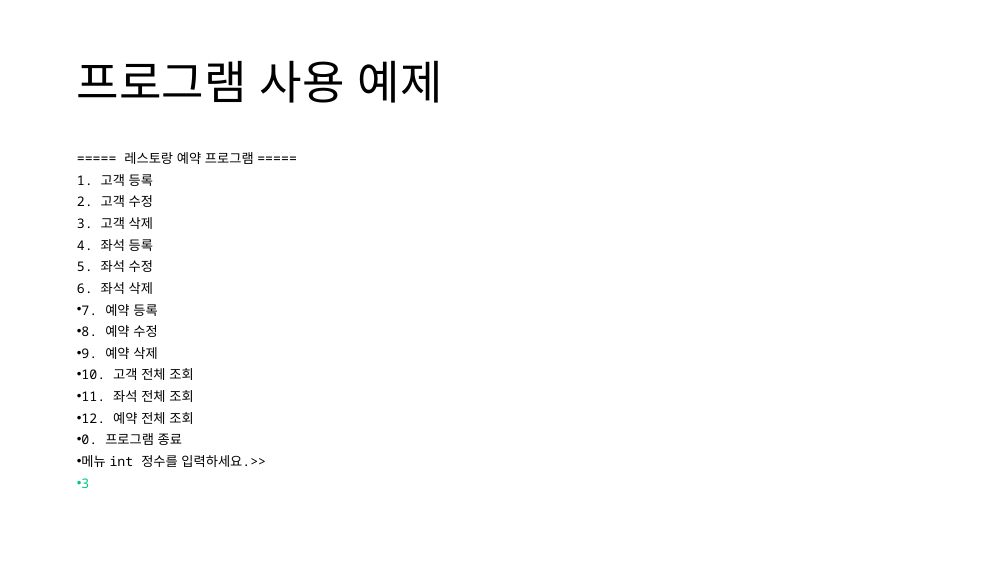
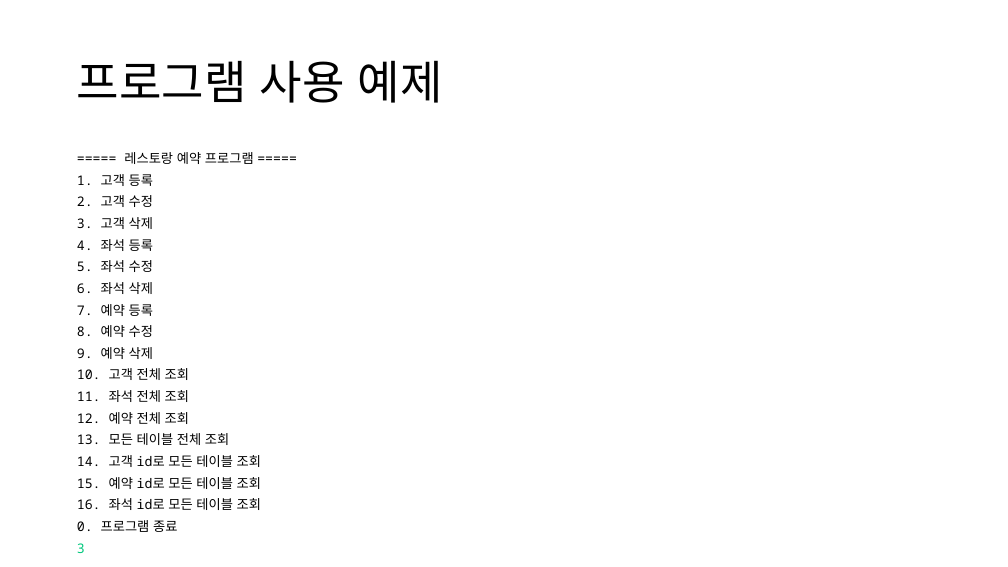
Before and after one commit to TaYaKi71751/gukbi, a slide deck: slide 43 of ppt/Oracle DB Project.pptx (slide 35 before the commit). Drawn at 1008x567 pixels with LibreOffice and Linux fonts; fonts in the diff are those of the drawing. Boxes give left, top, right and bottom in pixels: in the first picture for what was removed or moved away, otherwise in the second. Text is boxed around its words. In the diff, an @@ line names an element or a change of style, - is before the commit and + after.

```diff
--- a/ppt/Oracle DB Project.pptx
+++ b/ppt/Oracle DB Project.pptx
@@ text at bbox=[77, 304, 189, 553]: bullet • to none @@
@@ text at bbox=[77, 433, 261, 510]: paragraphs added @@
+13. 모든 테이블 전체 조회
+14. 고객 id로 모든 테이블 조회
+15. 예약 id로 모든 테이블 조회
+16. 좌석 id로 모든 테이블 조회
@@ text at bbox=[81, 455, 266, 467]: paragraph removed @@
-• 메뉴 int 정수를 입력하세요.>>
```
Also in this commit, not shown: 17 other slides changed, 8 slides added, 5 other files.
